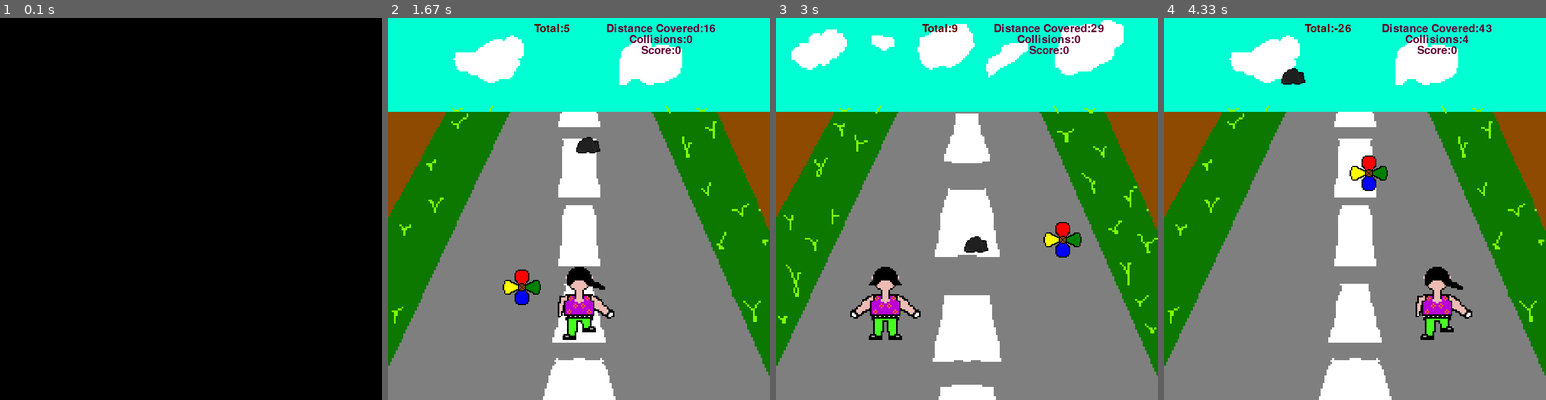
Above: before the commit, frames 1-4 (left to right).
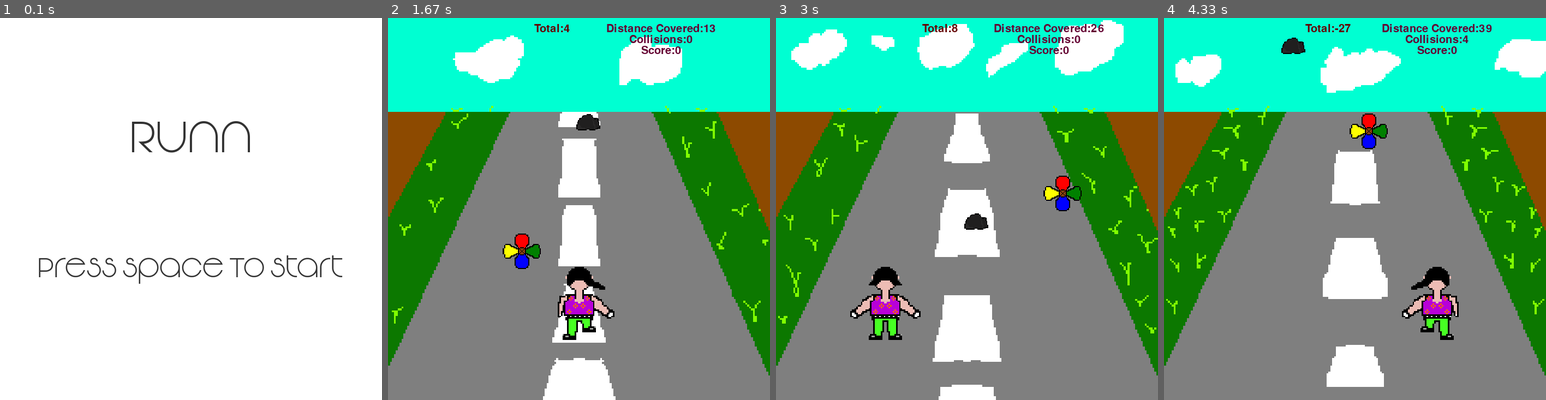
Above: after the commit, the same moments.

Repository: TusharAMD/Runn
Game: pygame game, started from main.py
Same seed, same stepped clock (60 frames per second), same inputs: the game is played once before the commit and once after it.
Inputs:
- Up to frame 1 (0.1 s): no input
- Up to frame 2 (1.67 s): tap Space at 0.33 s; hold Right 0.67-1.13 s; hold Up 1.17-1.47 s; hold Right from 1.5 s (still down)
- Up to frame 3 (3 s): release Right at 1.97 s; hold Left 2-2.53 s; hold Left 2.57-2.97 s
- Up to frame 4 (4.33 s): hold Up 3-3.37 s; hold Right 3.4-4.03 s; hold Left from 4.07 s (still down)

The runs differ from the first frame. In frame 1, 100% of the frame differs, in the area x 0-100%, y 0-100%; in frame 2, 1.5%; in frame 3, 1.5%; in frame 4, 15%.

Commit message:
added a home screen

Diff:
--- a/main.py
+++ b/main.py
@@ -1,6 +1,7 @@
 import pygame
 import os
 import random
+import sys
 
 pygame.init()
 
@@ -24,6 +25,34 @@
 
 FLOWER[0]=pygame.transform.scale(FLOWER[0],(70,70))
 
+class State:
+
+    def __init__(self):
+        self.main_menu = True
+        self.flower_game_start = False
+
+class Menu:
+
+    def __init__(self):
+        self.bg_color = (255,255,255)
+        self.text_color = (50,50,50)
+        self.font_50 =  pygame.font.Font("assets/font.otf", 50)
+        self.font_80 =  pygame.font.Font("assets/font.otf", 80)
+
+        self.start_image = self.font_50.render("Press Space To Start" , True , self.text_color , self.bg_color)
+        self.start_image_rect = self.start_image.get_rect()
+        self.mp_x = SCREEN_WIDTH/2 - self.start_image_rect[2]/2
+        self.mp_y = 2*SCREEN_HEIGHT/3 - self.start_image_rect[3]/2
+
+        self.game_name_image = self.font_80.render("Runn" , True , self.text_color , self.bg_color)
+        self.game_name_image_rect = self.game_name_image.get_rect()
+        self.game_name_x = SCREEN_WIDTH/2 - self.game_name_image_rect[2]/2
+        self.game_name_y = SCREEN_HEIGHT/3 - self.game_name_image_rect[3]/2
+
+    def  draw_mainmenu(self , SCREEN):
+        SCREEN.blit(self.game_name_image , [self.game_name_x , self.game_name_y])
+        SCREEN.blit(self.start_image , [self.mp_x , self.mp_y])
+
 class mainCharacter:
     X_POS=280
     Y_POS=450
@@ -106,6 +135,7 @@
 
 def score():
     global points, game_speed, collisions, scoregain
+    global initial
     font=pygame.font.Font('freesansbold.ttf',20)
     points=points+1
 
@@ -185,6 +215,10 @@
     clock=pygame.time.Clock()
     player=mainCharacter()
     bg=background()
+    state = State()
+    menu = Menu()
+    pygame.display.set_caption("Runn")
+
     while run:
 
 
@@ -193,43 +227,65 @@
         SCREEN.fill((255,255,255))
         userInput=pygame.key.get_pressed()
 
-        bg.draw(SCREEN)
-        bg.update()
-        score()
-
-
-
-        if len(obstacles) == 0:
-            obstacles.append(Stone(ROCK))
-
-        if len(gainers) == 0:
-            gainers.append(Flower(FLOWER))
-
-        for obstacle in obstacles:
-            obstacle.draw(SCREEN)
-            obstacle.update()
-            if player.rect.colliderect(obstacle.rect):
-                #pygame.draw.rect(SCREEN,(255,0,0),player.rect,2)
-                collisions+=1
-                continue
-                #print(collisions)
-        for fl in gainers:
-            fl.draw(SCREEN)
-            fl.update()
-            if player.rect.colliderect(fl.rect):
-                #pygame.draw.rect(SCREEN,(0,255,0),player.rect,2)
-                scoregain+=1
-                continue
-
-        player.draw(SCREEN)
-        player.update(userInput)
-
+
+
+
+        if state.flower_game_start==True:
+
+            bg.draw(SCREEN)
+            bg.update()
+            score()
+            if len(obstacles) == 0:
+                obstacles.append(Stone(ROCK))
+
+            if len(gainers) == 0:
+                gainers.append(Flower(FLOWER))
+
+            for obstacle in obstacles:
+                obstacle.draw(SCREEN)
+                obstacle.update()
+                if player.rect.colliderect(obstacle.rect):
+                    #pygame.draw.rect(SCREEN,(255,0,0),player.rect,2)
+                    collisions+=1
+                    continue
+                    #print(collisions)
+            for fl in gainers:
+                fl.draw(SCREEN)
+                fl.update()
+                if player.rect.colliderect(fl.rect):
+                    #pygame.draw.rect(SCREEN,(0,255,0),player.rect,2)
+                    scoregain+=1
+                    continue
+
+            player.draw(SCREEN)
+            player.update(userInput)
+        elif state.main_menu==True:
+            menu.draw_mainmenu(SCREEN)
 
         pygame.display.update()
 
         # enable quit functionality in pygame
         for event in pygame.event.get():
+
             run = False if event.type == pygame.QUIT else True
+
+            if event.type == pygame.KEYDOWN:
+                if state.main_menu==True:
+                    if event.key == pygame.K_SPACE:
+                        state.main_menu = False
+                        state.flower_game_start = True
+
+                    if event.key == pygame.K_ESCAPE:
+                        sys.exit()
+
+                if state.flower_game_start == True:
+                    if event.key == pygame.K_ESCAPE:
+                        state.main_menu = True
+                        state.flower_game_start = False
+                        points=0
+                        collisions=0
+                        scoregain=0
+
 
 if __name__ == '__main__':
     main()
Binary file added: assets/font.otf
